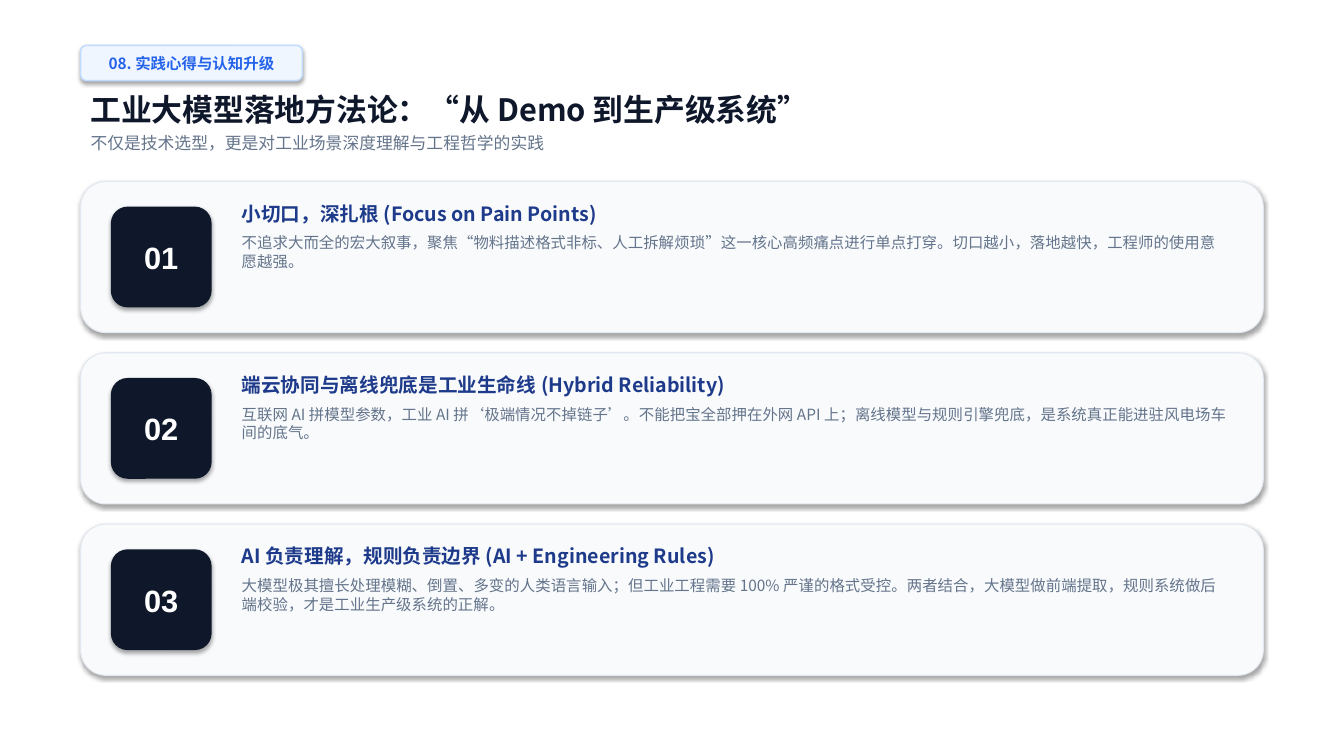
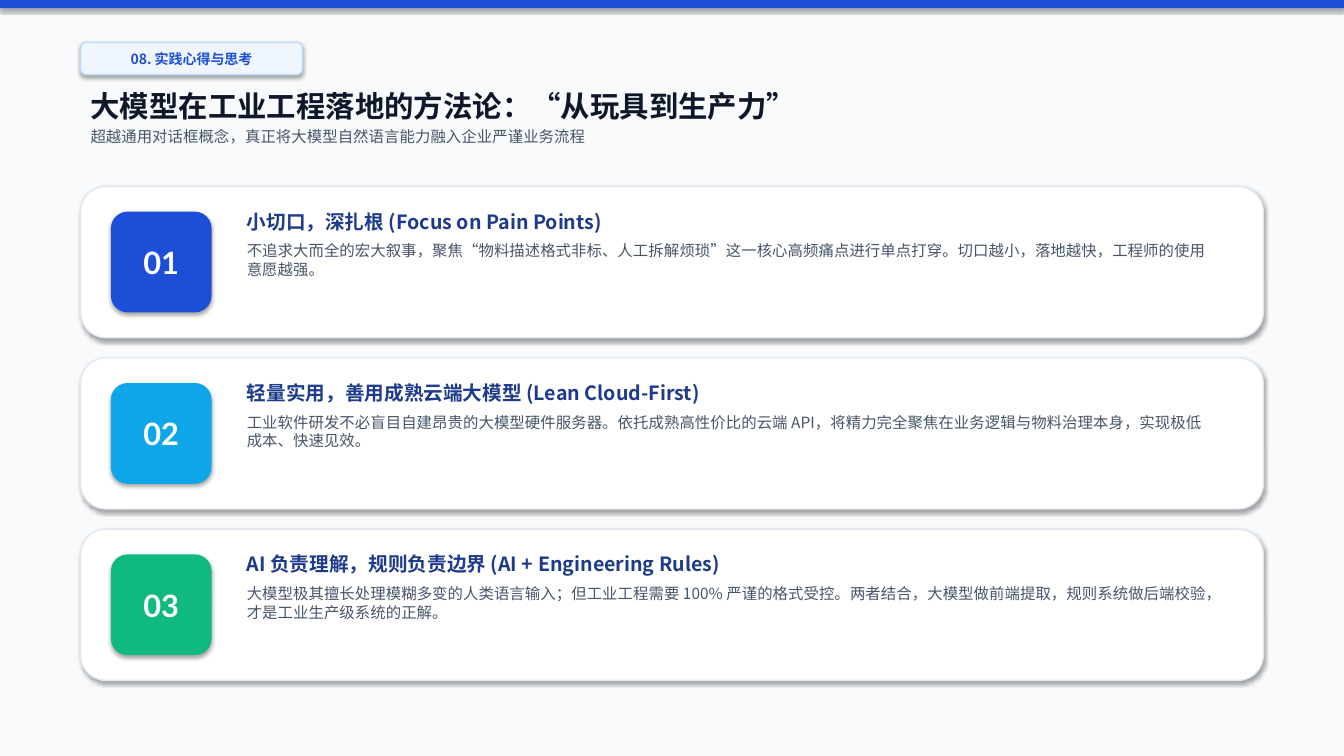
Before and after one commit to chdliulong-svg/SBOM, a slide deck: slide 9 of Service_BOM_AI应用案例分享.pptx. Drawn at 1344x756 pixels with LibreOffice and Linux fonts; fonts in the diff are those of the drawing. Boxes give left, top, right and bottom in pixels: in the first picture for what was removed or moved away, otherwise in the second. Text is boxed around its words. In the diff, an @@ line names an element or a change of style, - is before the commit and + after.

```diff
--- a/Service_BOM_AI应用案例分享.pptx
+++ b/Service_BOM_AI应用案例分享.pptx
@@ rectangle added at bbox=[0, 0, 1344, 756], fill #F8FAFC @@
@@ rectangle added at bbox=[0, 0, 1344, 8], fill #1D4ED8 @@
@@ rounded rectangle "08. 实践心得与思考": place and size @@
-rounded rectangle "08. 实践心得与思考" at bbox=[81, 45, 302, 81]
+rounded rectangle "08. 实践心得与思考" at bbox=[81, 42, 302, 75]
@@ text in rounded rectangle at bbox=[131, 52, 253, 66]: text changed; size 11 to 10 pt; text colour #2563EB to #1D4ED8 @@
-08. 实践心得与认知升级
+08. 实践心得与思考
@@ text at bbox=[91, 91, 797, 144]: text changed; size 12 to 11 pt; text colour #64748B to #475569 @@
-工业大模型落地方法论：“从 Demo 到生产级系统”
-不仅是技术选型，更是对工业场景深度理解与工程哲学的实践
+大模型在工业工程落地的方法论：“从玩具到生产力”
+超越通用对话框概念，真正将大模型自然语言能力融入企业严谨业务流程
@@ 6 rounded rectangles: place and size @@
-6 rounded rectangles at bbox=[81, 181, 1263, 676]
+6 rounded rectangles at bbox=[81, 187, 1263, 681]
@@ fill #F8FAFC to #FFFFFF; outline #E2E8F0 0.75 pt to #E2E8F0 1 pt in 3 elements at bbox=[81, 358, 1263, 509], bbox=[81, 529, 1263, 681], bbox=[81, 187, 1263, 338] @@
@@ text "小切口，深扎根 (Focus on Pain Points)": place and size @@
-text "小切口，深扎根 (Focus on Pain Points)" at bbox=[242, 204, 1215, 268]
+text "小切口，深扎根 (Focus on Pain Points)" at bbox=[247, 212, 1205, 276]
@@ rounded rectangle "01" at bbox=[111, 212, 212, 313]: font Arial to Lato; fill #0F172A to #1D4ED8 @@
@@ text at bbox=[247, 243, 1205, 276]: text colour #64748B to #475569 in "不追求大而全的宏大叙事，聚焦“物料描述格式非标、人工拆解烦琐”这一核心高频痛点进行单点打穿。切口越小，落地越快，工程师的 ..." @@
@@ rounded rectangle "02" at bbox=[111, 383, 212, 484]: font Arial to Lato; fill #0F172A to #0EA5E9 @@
@@ text removed at bbox=[242, 375, 1226, 439] @@
-端云协同与离线兜底是工业生命线 (Hybrid Reliability)
-互联网 AI 拼模型参数，工业 AI 拼‘极端情况不掉链子’。不能把宝全部押在外网 API 上；离线模型与规则引擎兜底，是系统真正能进驻风电场车间的底气。
@@ text added at bbox=[247, 383, 1201, 447], 11 pt, text #475569 @@
+轻量实用，善用成熟云端大模型 (Lean Cloud-First)
+工业软件研发不必盲目自建昂贵的大模型硬件服务器。依托成熟高性价比的云端 API，将精力完全聚焦在业务逻辑与物料治理本身，实现极低成本、快速见效。
@@ rounded rectangle "03" at bbox=[111, 555, 212, 655]: font Arial to Lato; fill #0F172A to #10B981 @@
@@ text "AI 负责理解，规则负责边界 (AI + Engineering ...": place and size @@
-text "AI 负责理解，规则负责边界 (AI + Engineering ..." at bbox=[242, 546, 1216, 612]
+text "AI 负责理解，规则负责边界 (AI + Engineering ..." at bbox=[247, 554, 1221, 619]
@@ text at bbox=[247, 586, 1221, 619]: text changed; text colour #64748B to #475569 @@
-大模型极其擅长处理模糊、倒置、多变的人类语言输入；但工业工程需要 100% 严谨的格式受控。两者结合，大模型做前端提取，规则系统做后端校验，才是工业生产级系统的正解。
+大模型极其擅长处理模糊多变的人类语言输入；但工业工程需要 100% 严谨的格式受控。两者结合，大模型做前端提取，规则系统做后端校验，才是工业生产级系统的正解。
```
Also in this commit, not shown: 9 other slides changed, 1 slide added, 1 slide removed, 2 other files.
